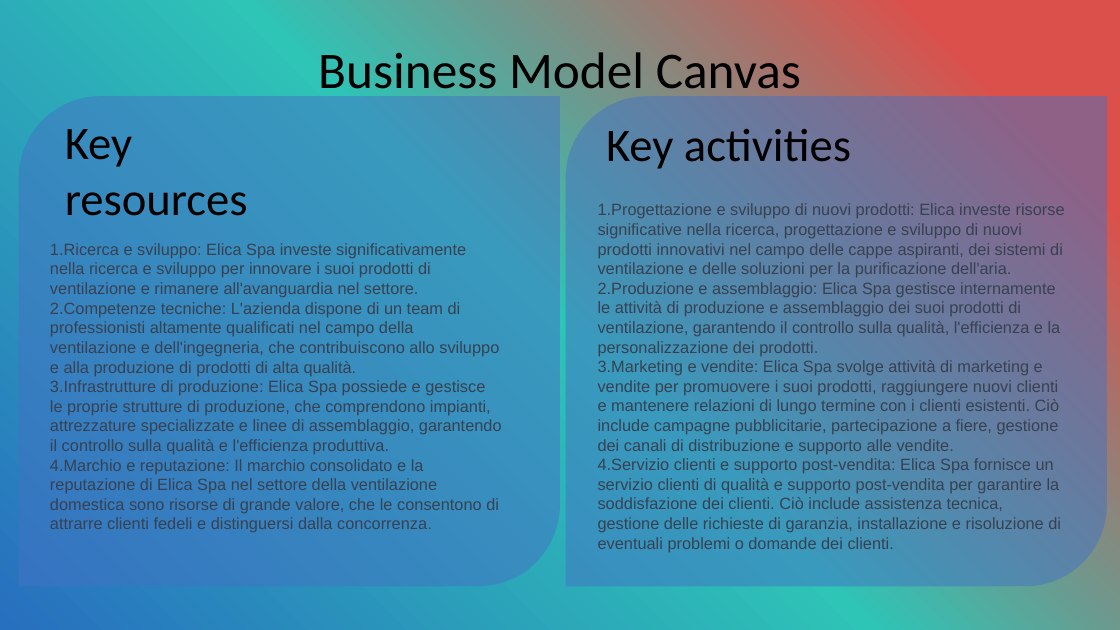
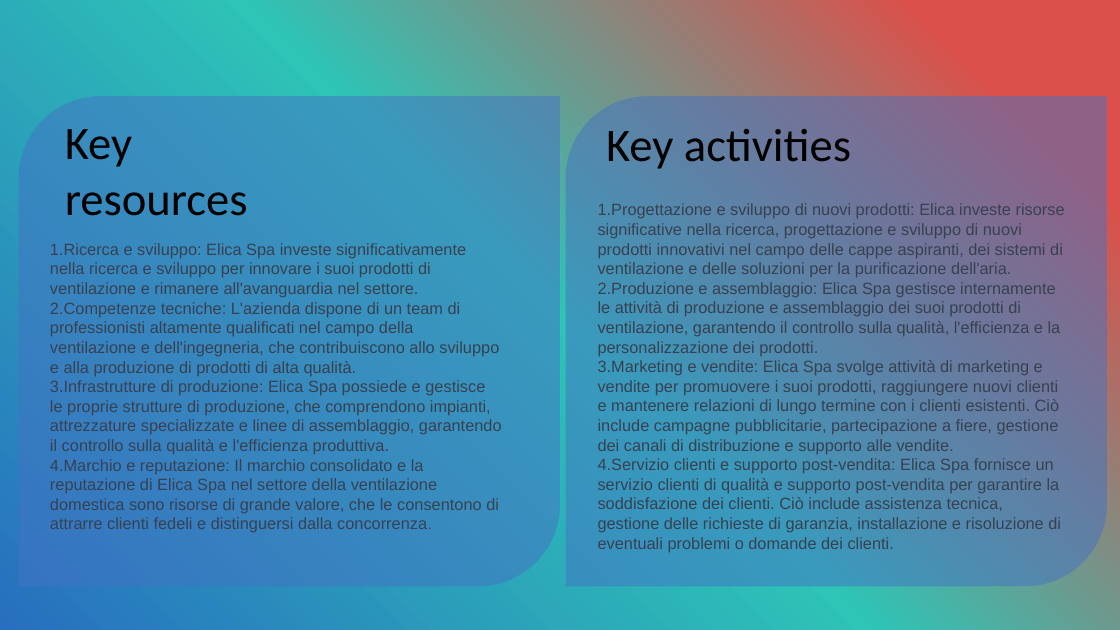
Before and after one commit to OMGitsDrake/PWEOA23-IDueMoschettieri, a slide deck: slide 12 of I Due Moschettieri.pptx. Drawn at 1120x630 pixels with LibreOffice and Linux fonts; fonts in the diff are those of the drawing. Boxes give left, top, right and bottom in pixels: in the first picture for what was removed or moved away, otherwise in the second. Text is boxed around its words. In the diff, an @@ line names an element or a change of style, - is before the commit and + after.

Commit message:
canvas...

```diff
--- a/I Due Moschettieri.pptx
+++ b/I Due Moschettieri.pptx
@@ title removed at (318, 52, 801, 101) @@
-Business Model Canvas
```
Also in this commit, not shown: 2 other slides changed.
